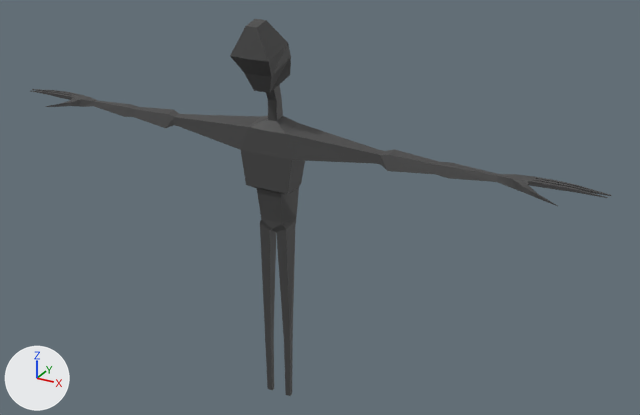
Before and after pictures for a commit that changed the Blender file creature.blend.
Both versions are drawn from a 50 mm lens placed at (6.91, -11.1, 6.28), pointed at (0.65, 0.29, 0.58). Lighting does not change. The marker at lower left points along +X, +Y and +Z.
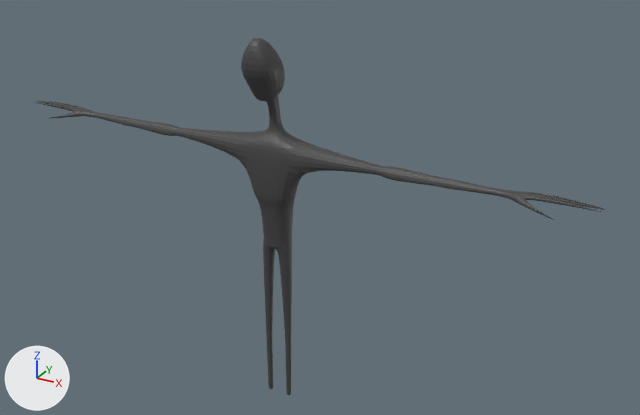
What changed in the scene script:
```text
Change me_cube:
    where me_cube.from_pydata(...)  # 172 vertices, 153 faces; spans x 0.0..5.11, y -0.64..0.24, z -2.99..3.63
    used by ob_cube; location = (0.0, 0.0, 0.0)
    me_cube part 1: all 16 vertices in x 0.0..0.3, y -0.14..0.14, z 0.17..0.38 are moved by (0.0, 0.0, -0.37)
    me_cube part 2: all 136 vertices in x 0.0..5.11, y -0.64..0.24, z 0.92..3.63 are moved by (0.0, 0.0, -0.21)
Change ob_cube:
    add _m = ob_cube.modifiers.new('Subdivision', 'SUBSURF')
```

Boxes (x1, y1, x2, y2) around the edits, measured in the pictures (640 x 415 px; the box of a moved part takes in the faces that stretch with it):
'Cube', reshaped, modifiers changed
    before: (31, 19, 612, 396)
    after: (33, 38, 605, 395)
part 1 of me_cube, moved or reshaped
    before: (257, 187, 299, 344)
    after: (260, 206, 293, 329)
part 2 of me_cube, moved or reshaped
    before: (31, 19, 612, 206)
    after: (34, 38, 605, 220)
